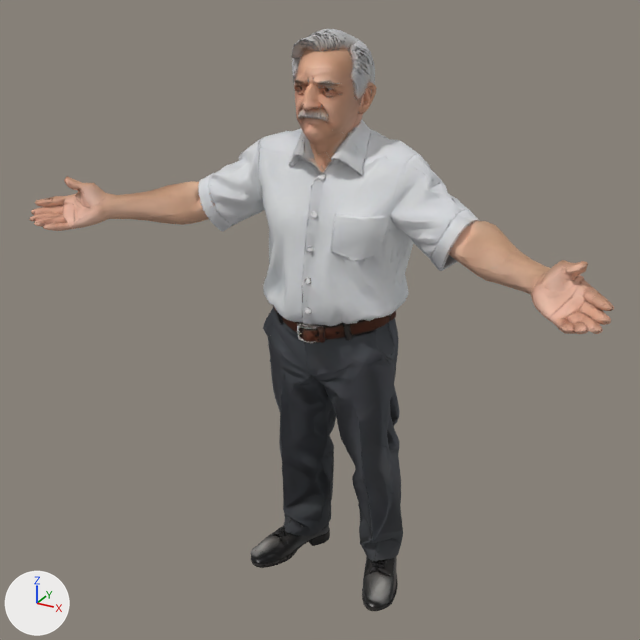
One commit to the glTF model assets/people/lite/driver-lite.glb: the scene before it, then after it.
One viewpoint serves both versions: a camera (50 mm lens) standing at (1.251, -2.26, 2.155) and looking at (-0.004, 0.022, 1.015). Arrows for +X, +Y and +Z are at lower left; the lights stay in place. The first picture is the older version. Vertices at exactly the same position are counted once.

Objects in the first picture: 'FaceMesh'.
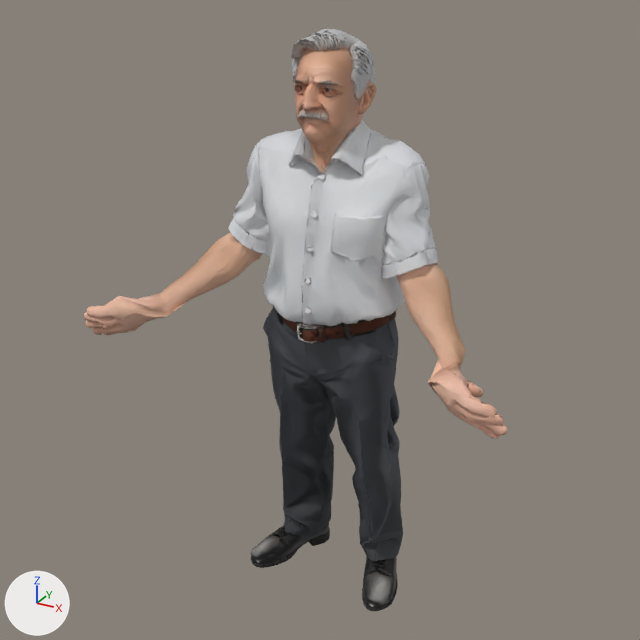
Diff of the bpy script that builds the scene:
```diff
--- a/assets/people/lite/driver-lite.glb.py
+++ b/assets/people/lite/driver-lite.glb.py
@@ me_model_078 @@
 # used by ob_facemesh; location = (0.0, 0.0, 0.0)
-me_model_078.from_pydata(...)  # 26646 vertices, 30000 faces; spans x -0.93..0.93, y -0.3..0.3, z 0.0..1.9
+me_model_078.from_pydata(...)  # 26646 vertices, 30000 faces; spans x -0.71..0.72, y -0.32..0.3, z 0.0..1.9
+# me_model_078 part 1: the loose piece of 403 vertices spanning x 0.38..0.71, y -0.11..0.13, z 1.26..1.41 is turned 38.5 degrees about the y axis through its middle, then moved by (-0.17, 0.0, -0.18)
+# me_model_078 part 2: the loose piece of 82 vertices spanning x 0.82..0.92, y -0.3..-0.21, z 1.28..1.31 is multiplied about its middle by the matrix ((0.377, -0.917, 0.128), (-0.1, 0.096, 0.99), (-0.921, -0.386, -0.056)), then moved by (-0.21, -0.03, -0.3)
+# me_model_078 part 3: the loose piece of 82 vertices spanning x 0.84..0.93, y -0.27..-0.19, z 1.3..1.33 is multiplied about its middle by the matrix ((0.377, -0.917, 0.128), (-0.1, 0.096, 0.99), (-0.921, -0.386, -0.056)), then moved by (-0.24, -0.04, -0.35)
+# me_model_078 part 4: the loose piece of 62 vertices spanning x 0.85..0.89, y -0.3..-0.25, z 1.27..1.3 is multiplied about its middle by the matrix ((0.377, -0.917, 0.128), (-0.1, 0.096, 0.99), (-0.921, -0.386, -0.056)), then moved by (-0.19, -0.02, -0.29)
+# me_model_078 part 5: 3288 of 26646 vertices moved; they spanned x -0.93..-0.22, y -0.3..0.22, z 1.21..1.56 and now span x -0.71..-0.17, y -0.32..0.22, z 0.92..1.56; mean shift (0.16, -0.02, -0.19); largest move (-0.83, -0.17, 1.42) -> (-0.59, -0.16, 0.99)
+# me_model_078 part 6: 2397 of 26646 vertices moved; they spanned x 0.22..0.93, y -0.29..0.23, z 1.19..1.57 and now span x 0.17..0.71, y -0.32..0.23, z 0.93..1.57; mean shift (-0.15, -0.02, -0.17); largest move (0.84, -0.17, 1.42) -> (0.59, -0.15, 0.98)
+# other edits to the shape of me_model_078 do not show in these pictures
 me_model_078.materials.append(mat_face)
```

Location of each change, (x1, y1, x2, y2) in pixels of the pictures (640 x 640 px; the box of a moved part takes in the faces that stretch with it):
'FaceMesh', reshaped (27% narrower): before (29, 29, 614, 611); after (84, 29, 508, 611)
part 1 of me_model_078, moved or reshaped: before (447, 221, 525, 292); after (397, 259, 454, 356)
part 2 of me_model_078, moved or reshaped: before (567, 312, 602, 334); after (480, 415, 508, 435)
part 3 of me_model_078, moved or reshaped (mostly hidden afterwards): before (580, 301, 611, 325); after (485, 423, 500, 438)
part 4 of me_model_078, moved or reshaped: before (574, 322, 589, 334); after (481, 413, 504, 425)
part 5 of me_model_078, moved or reshaped: before (29, 134, 276, 231); after (84, 134, 276, 336)
part 6 of me_model_078, moved or reshaped: before (372, 141, 614, 334); after (372, 141, 505, 438)
